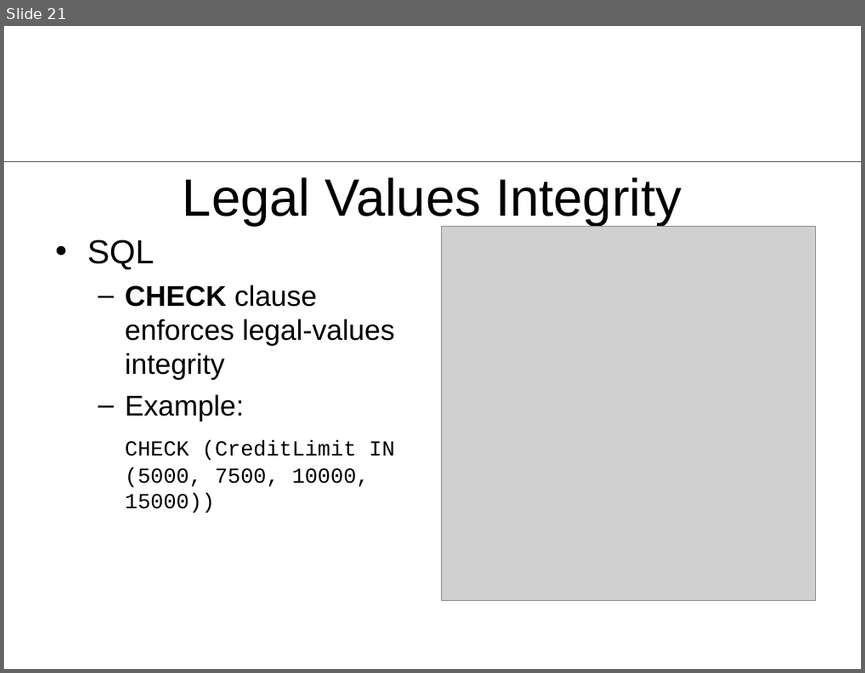
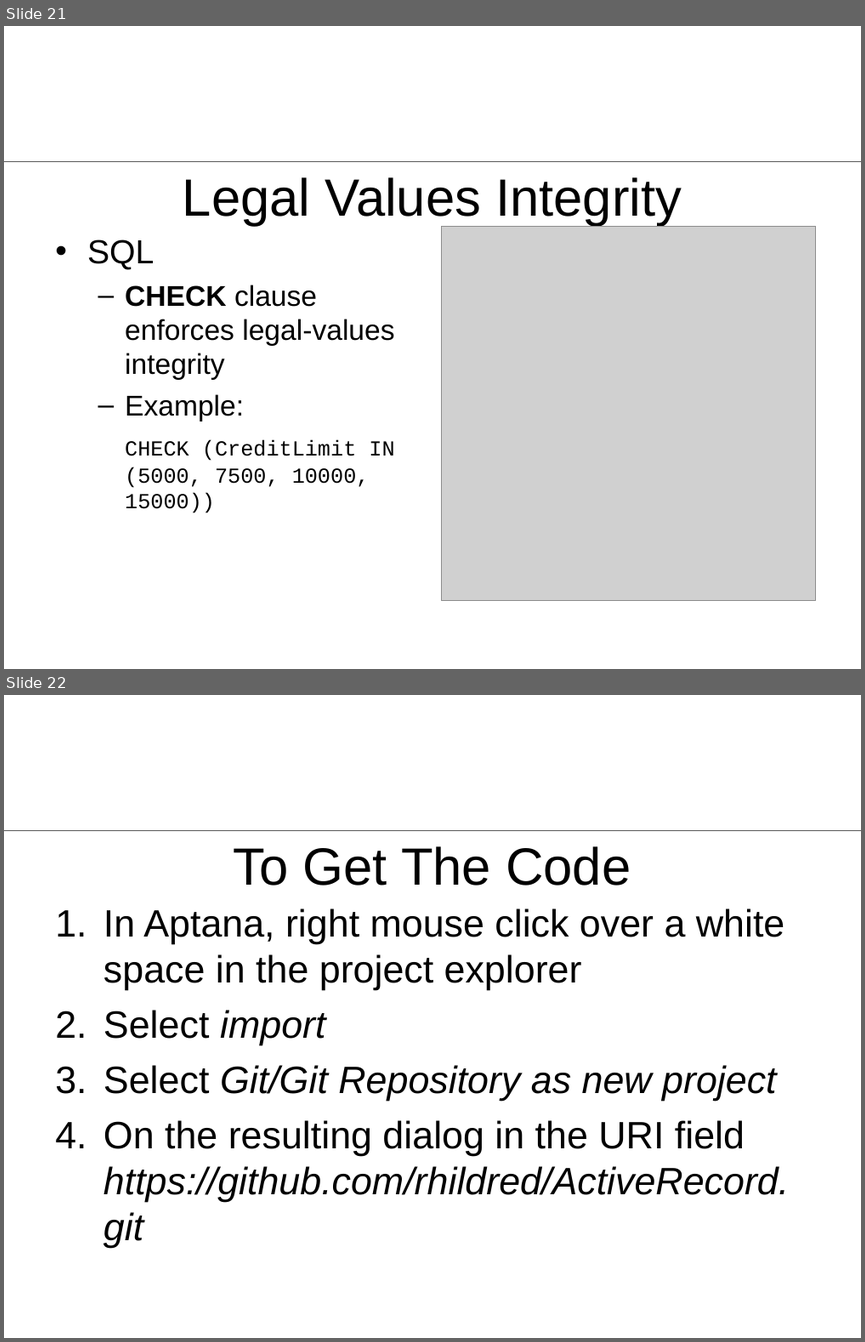
Before and after one commit to rhildred/ActiveRecord, a slide deck: docs/ActiveRecord.ppt. Shown one above the other, each under a label of ours: slide 21 before the commit, slides 21 and 22 after it. The pictures are 865x673 and 865x1342 pixels, drawn with LibreOffice and Linux fonts; fonts in the diff are those of the drawing; grey boxes stand for pictures; background and template pictures are left out. Boxes give left, top, right and bottom in pixels: in the first picture for what was removed or moved away, otherwise in the second. Text is boxed around its words. In the diff, an @@ line names an element or a change of style, - is before the commit and + after.

```diff
--- a/docs/ActiveRecord.ppt
+++ b/docs/ActiveRecord.ppt
@@ slide 22 added at bbox=[4, 695, 861, 1338], background #FFFFFF; not listed: 1 template element that a slide beside it also shows @@
@@ title added at bbox=[234, 846, 630, 885], 44 pt, text #000000 @@
+To Get The Code
@@ text added at bbox=[103, 908, 789, 1247], 32 pt, text #000000 @@
+1. In Aptana, right mouse click over a white space in the project explorer
+2. Select import
+3. Select Git/Git Repository as new project
+4. On the resulting dialog in the URI field https://github.com/rhildred/ActiveRecord.git
```
Also in this commit, not shown: 1 slide changed, 8 other slides added, 3 other files.
